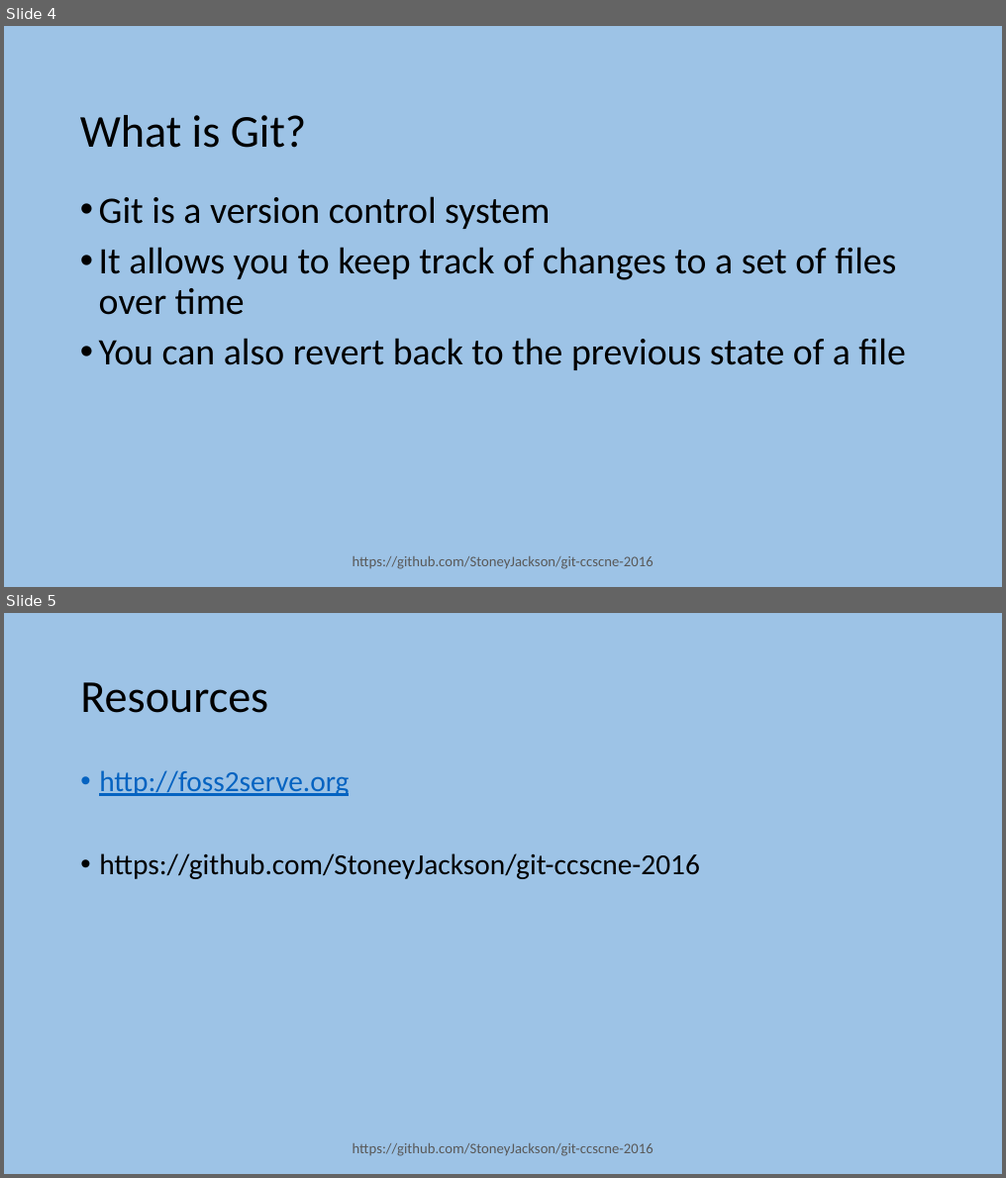
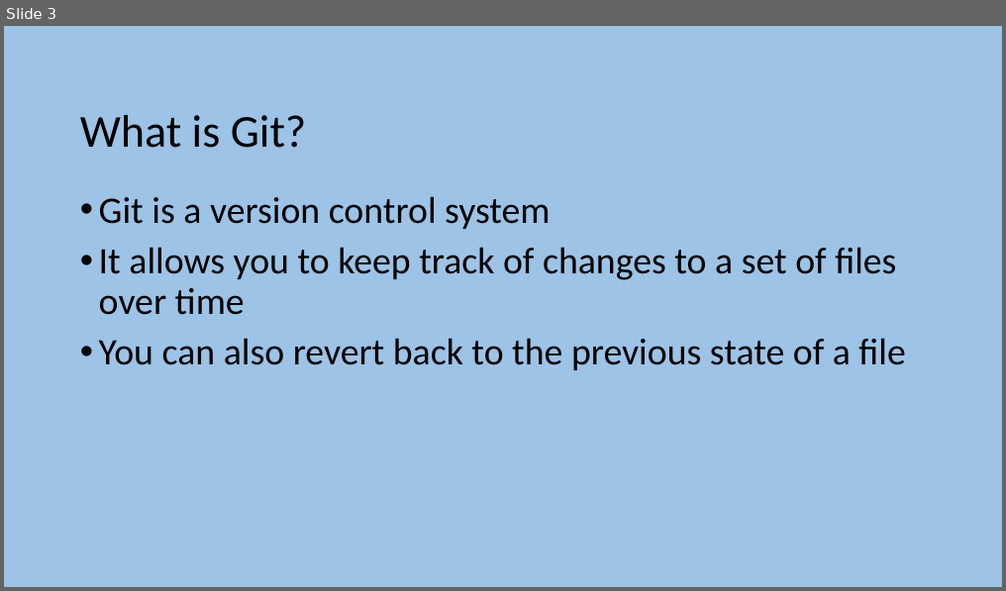
Before and after one commit to foss2serve/git-intro-activity, a slide deck: presentation.pptx. Shown one above the other, each under a label of ours: slides 4 and 5 before the commit, slide 3 after it. The pictures are 1006x1178 and 1006x591 pixels, drawn with LibreOffice and Linux fonts; fonts in the diff are those of the drawing; background and template pictures are left out. Boxes give left, top, right and bottom in pixels: in the first picture for what was removed or moved away, otherwise in the second. Text is boxed around its words. In the diff, an @@ line names an element or a change of style, - is before the commit and + after.

Commit message:
Added title, roles, and changed licensing placement. Specified location of git repository. Updated slides.

```diff
--- a/presentation.pptx
+++ b/presentation.pptx
@@ slide 5 removed at (4,613,1002,1174), background #9DC3E6 @@
@@ title removed at (80,682,268,713) @@
-Resources
@@ text removed at (99,770,700,879) @@
-• http://foss2serve.org
-• https://github.com/StoneyJackson/git-ccscne-2016
@@ text removed at (352,1144,653,1157) @@
-https://github.com/StoneyJackson/git-ccscne-2016
@@ what was slide 4 is now slide 3 @@
@@ slide 3 changed as well @@
@@ text removed at (352,557,653,570) @@
-https://github.com/StoneyJackson/git-ccscne-2016
```
Also in this commit, not shown: 3 other slides changed, 1 slide added, 1 other file.
